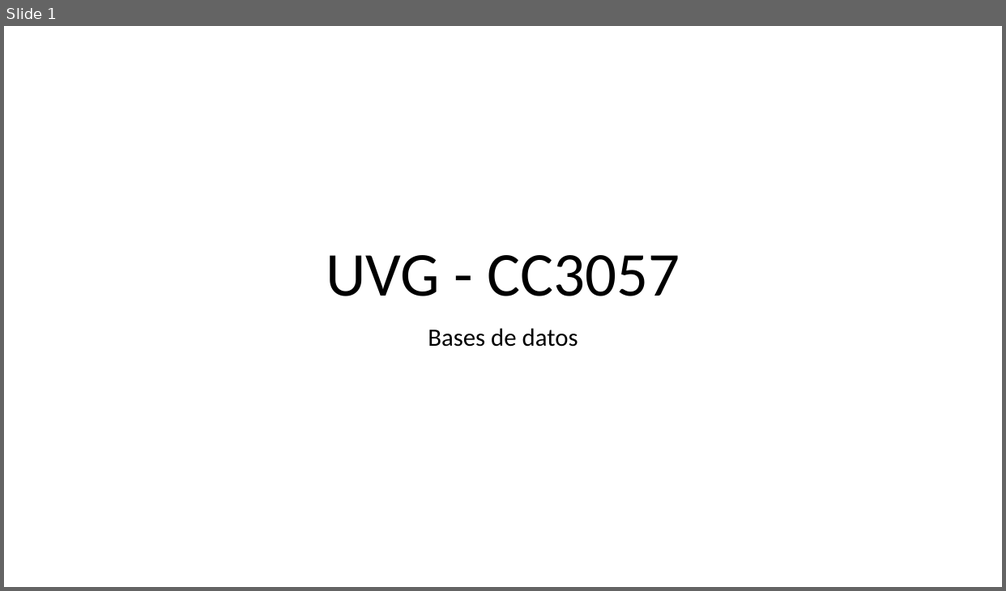
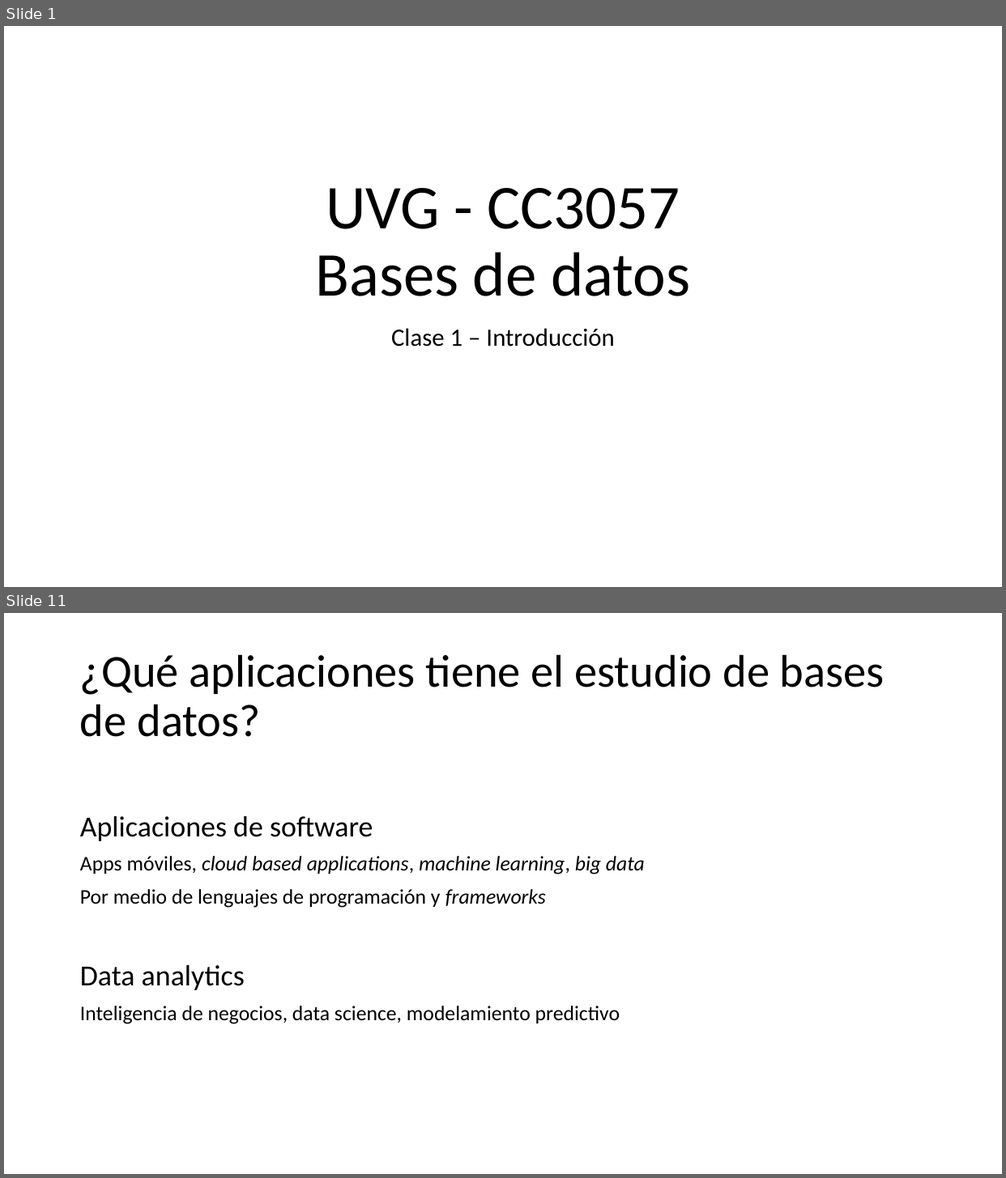
Before and after one commit to hectorh30/cc3057-2017, a slide deck: clases/clase1-introduccion/clase1.pptx. Shown one above the other, each under a label of ours: slide 1 before the commit, slides 1 and 11 after it; the slides between them are not shown. The pictures are 1006x591 and 1006x1178 pixels, drawn with LibreOffice and Linux fonts; fonts in the diff are those of the drawing. Boxes give left, top, right and bottom in pixels: in the first picture for what was removed or moved away, otherwise in the second. Text is boxed around its words. In the diff, an @@ line names an element or a change of style, - is before the commit and + after.

```diff
--- a/clases/clase1-introduccion/clase1.pptx
+++ b/clases/clase1-introduccion/clase1.pptx
@@ slide 11 added at bbox=[4, 613, 1002, 1174], background #FFFFFF @@
@@ title added at bbox=[80, 654, 884, 737], 44 pt, text #000000 @@
+¿Qué aplicaciones tiene el estudio de bases de datos?
@@ text added at bbox=[80, 816, 645, 1024], 20 pt, text #000000 @@
+Aplicaciones de software
+Apps móviles, cloud based applications, machine learning, big data
+Por medio de lenguajes de programación y frameworks
+Data analytics
+Inteligencia de negocios, data science, modelamiento predictivo
@@ slide 1 changed as well @@
@@ title at bbox=[315, 188, 690, 297]: text changed @@
-UVG - CC3057
+UVG - CC3057
+Bases de datos
@@ subtitle at bbox=[391, 328, 614, 347]: text changed @@
-Bases de datos
+Clase 1 – Introducción
```
Also in this commit, not shown: 22 other slides added.
